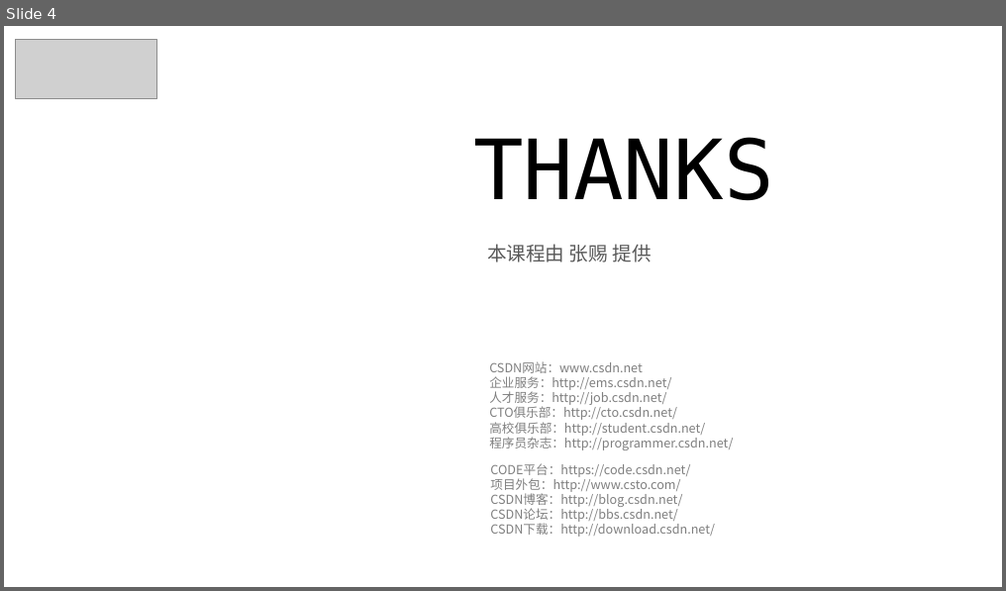
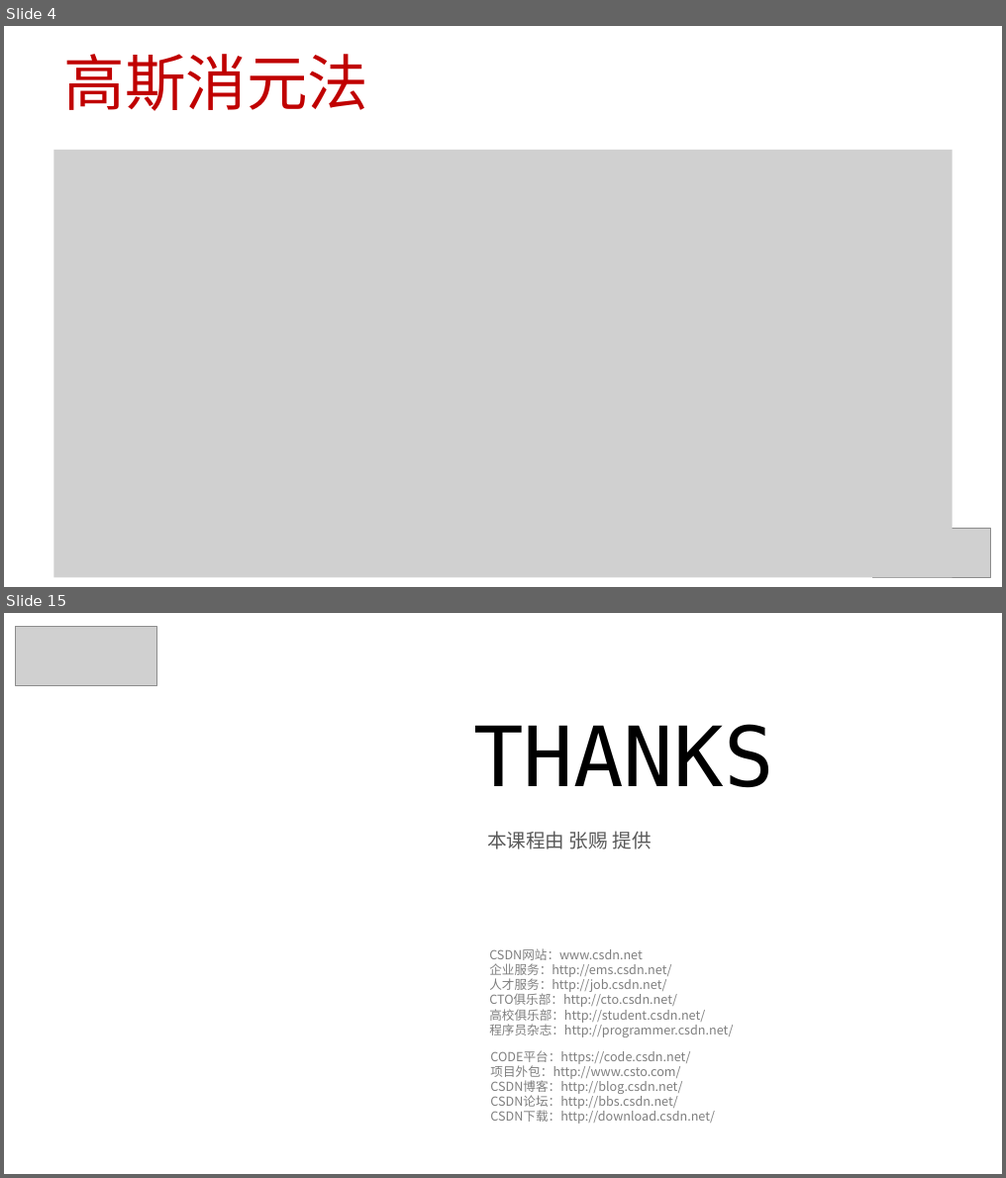
Before and after one commit to 0000duck/ComputerGraphicsBasics, a slide deck: PPT/12_高斯消元法.pptx. Shown one above the other, each under a label of ours: slide 4 before the commit, slides 4 and 15 after it; the slides between them are not shown. The pictures are 1006x591 and 1006x1178 pixels, drawn with LibreOffice and Linux fonts; fonts in the diff are those of the drawing; grey boxes stand for pictures; background and template pictures are left out. Boxes give left, top, right and bottom in pixels: in the first picture for what was removed or moved away, otherwise in the second. Text is boxed around its words. In the diff, an @@ line names an element or a change of style, - is before the commit and + after.

```diff
--- a/PPT/12_高斯消元法.pptx
+++ b/PPT/12_高斯消元法.pptx
@@ slide 4 added at bbox=[4, 26, 1002, 587], background #FFFFFF @@
@@ title added at bbox=[63, 54, 368, 111], 44 pt, text #C00000 @@
+高斯消元法
@@ picture added at bbox=[54, 150, 952, 577] @@
@@ picture added at bbox=[872, 529, 990, 577] @@
@@ what was slide 4 is now slide 15 @@
```
Also in this commit, not shown: 1 slide changed, 10 other slides added, 1 other file.
